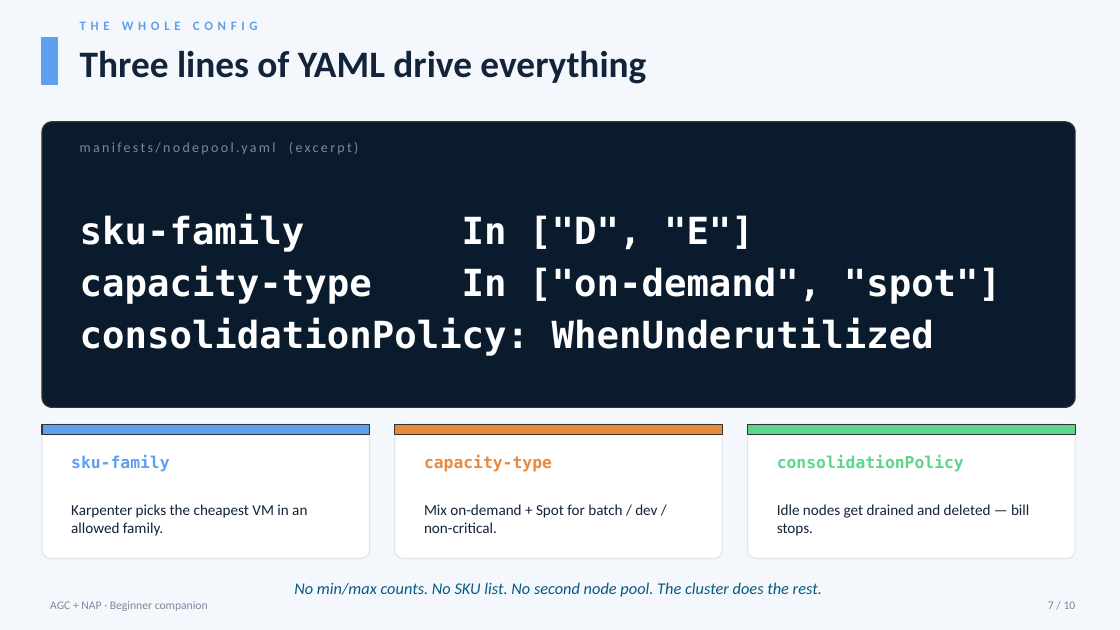
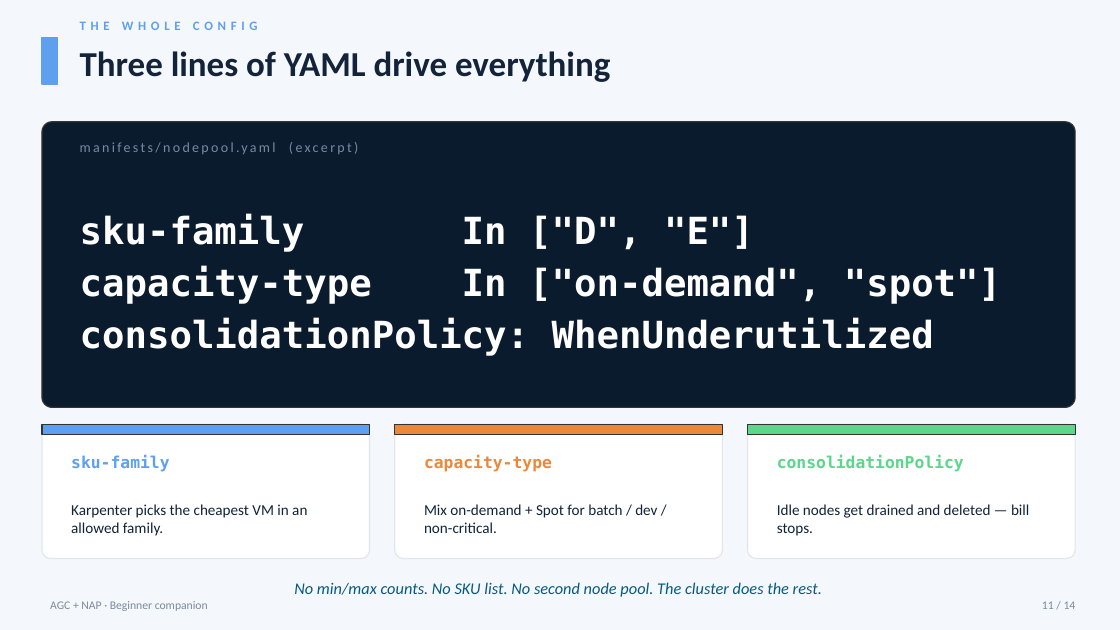
Before and after one commit to Vyshnavi-MSFT/nap-agc-demo, a slide deck: slide 11 of docs/AGC-NAP-Beginner-Deck.pptx (slide 7 before the commit). Drawn at 1120x630 pixels with LibreOffice and Linux fonts; fonts in the diff are those of the drawing. Boxes give left, top, right and bottom in pixels: in the first picture for what was removed or moved away, otherwise in the second. Text is boxed around its words. In the diff, an @@ line names an element or a change of style, - is before the commit and + after.

```diff
--- a/docs/AGC-NAP-Beginner-Deck.pptx
+++ b/docs/AGC-NAP-Beginner-Deck.pptx
@@ text "Three lines of YAML drive ..." at <box>80,51,610,82</box>: size 32 to 30 pt @@
@@ text at <box>1042,601,1076,609</box>: text changed @@
-7 / 10
+11 / 14
```
Also in this commit, not shown: 7 other slides changed, 4 slides added.
